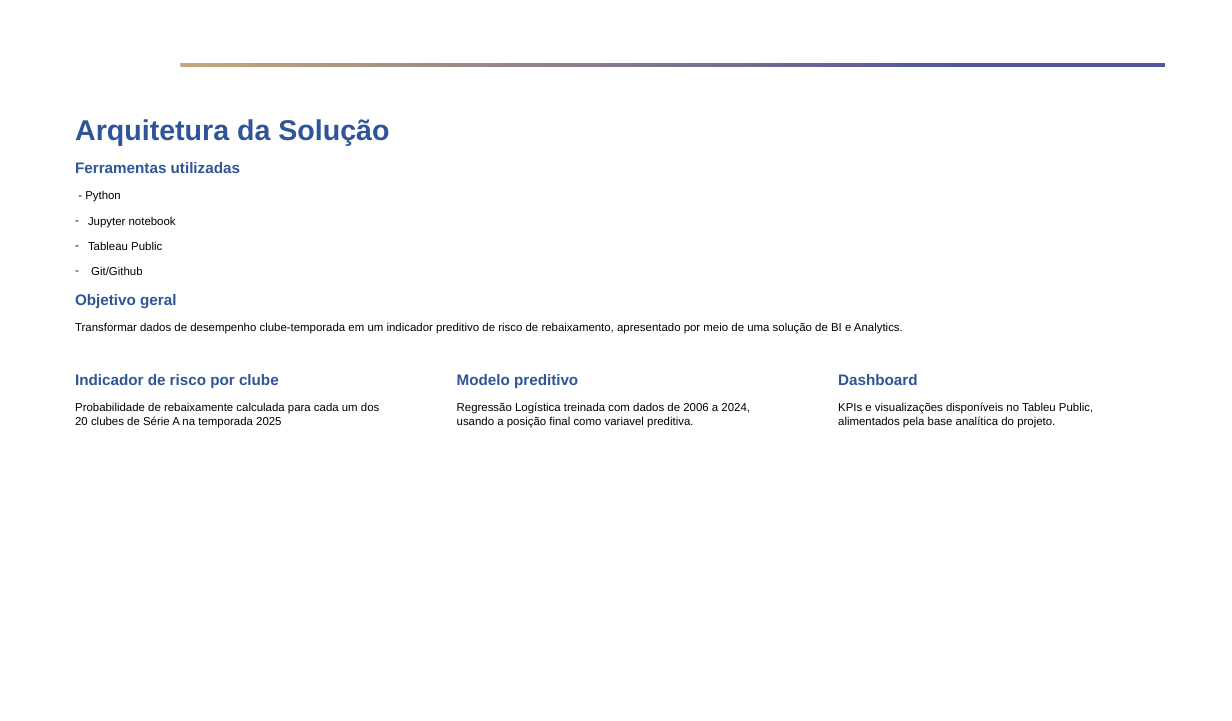
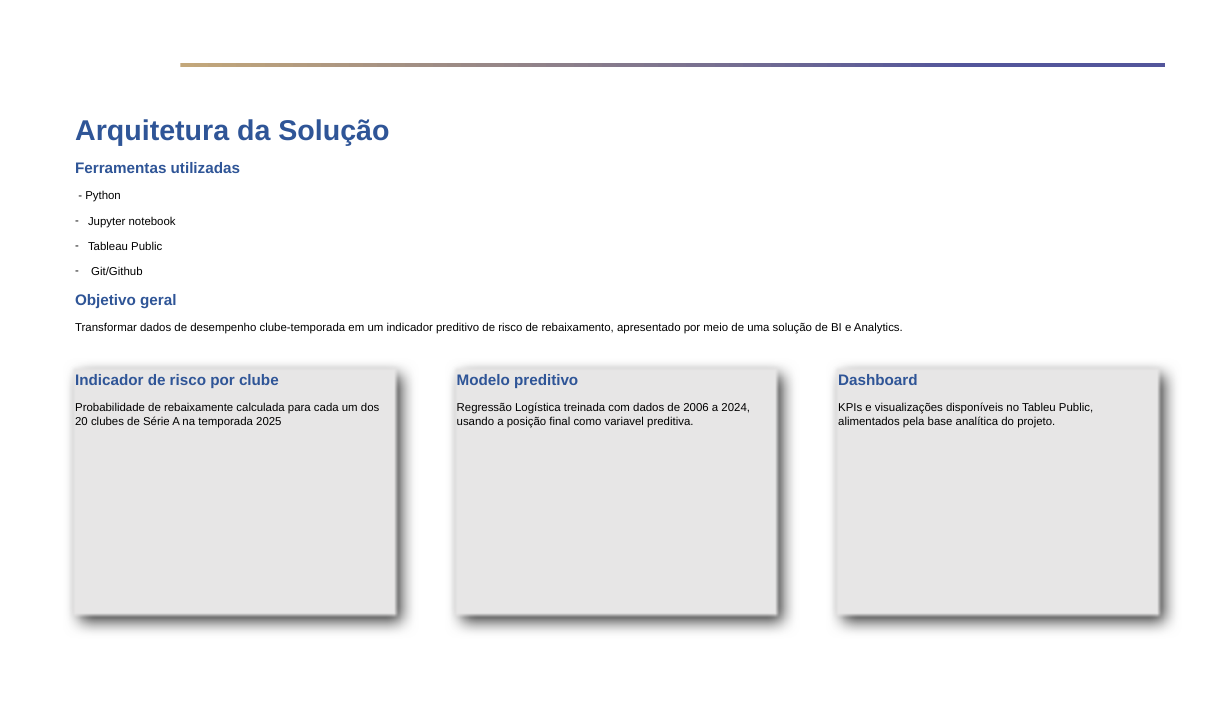
Before and after one commit to FelipePinheiro964/Projeto-Em-Business-Intelligence-e-Analytics, a slide deck: slide 4 of docs/Template - Fase 2 - Apresentação Executiva - Projeto em Business Intelligence e Analytics.pptx. Drawn at 1232x721 pixels with LibreOffice and Linux fonts; fonts in the diff are those of the drawing; background and template pictures are left out. Boxes give left, top, right and bottom in pixels: in the first picture for what was removed or moved away, otherwise in the second. Text is boxed around its words. In the diff, an @@ line names an element or a change of style, - is before the commit and + after.

Commit message:
feat: ideia de 'card' no template

```diff
--- a/docs/Template - Fase 2 - Apresentação Executiva - Projeto em Business Intelligence e Analytics.pptx
+++ b/docs/Template - Fase 2 - Apresentação Executiva - Projeto em Business Intelligence e Analytics.pptx
@@ 3 rectangles: place and size @@
-3 rectangles at box(75, 374, 1093, 428)
+3 rectangles at box(70, 365, 1162, 619)
@@ fill none to #E7E6E6; shadow on in 3 elements at box(70, 365, 400, 619), box(451, 365, 781, 619), box(832, 365, 1162, 619) @@
```
